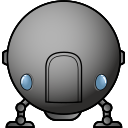
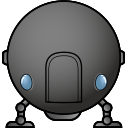
Comparing the layer stacks of the two 128 x 128 images. Changes:
painted on "Evolve Corp. Base" over [8, 2, 119, 106]
